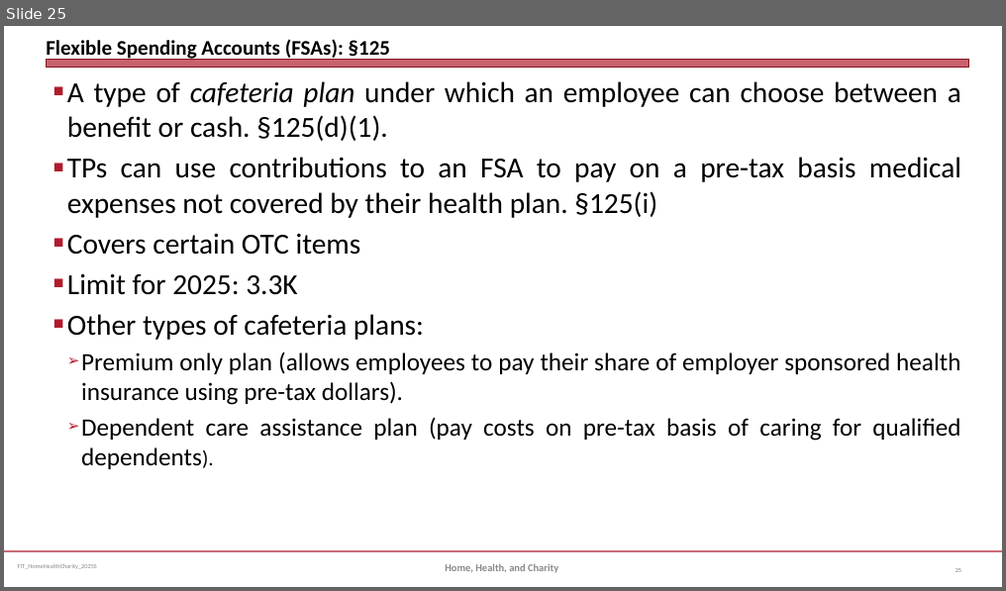
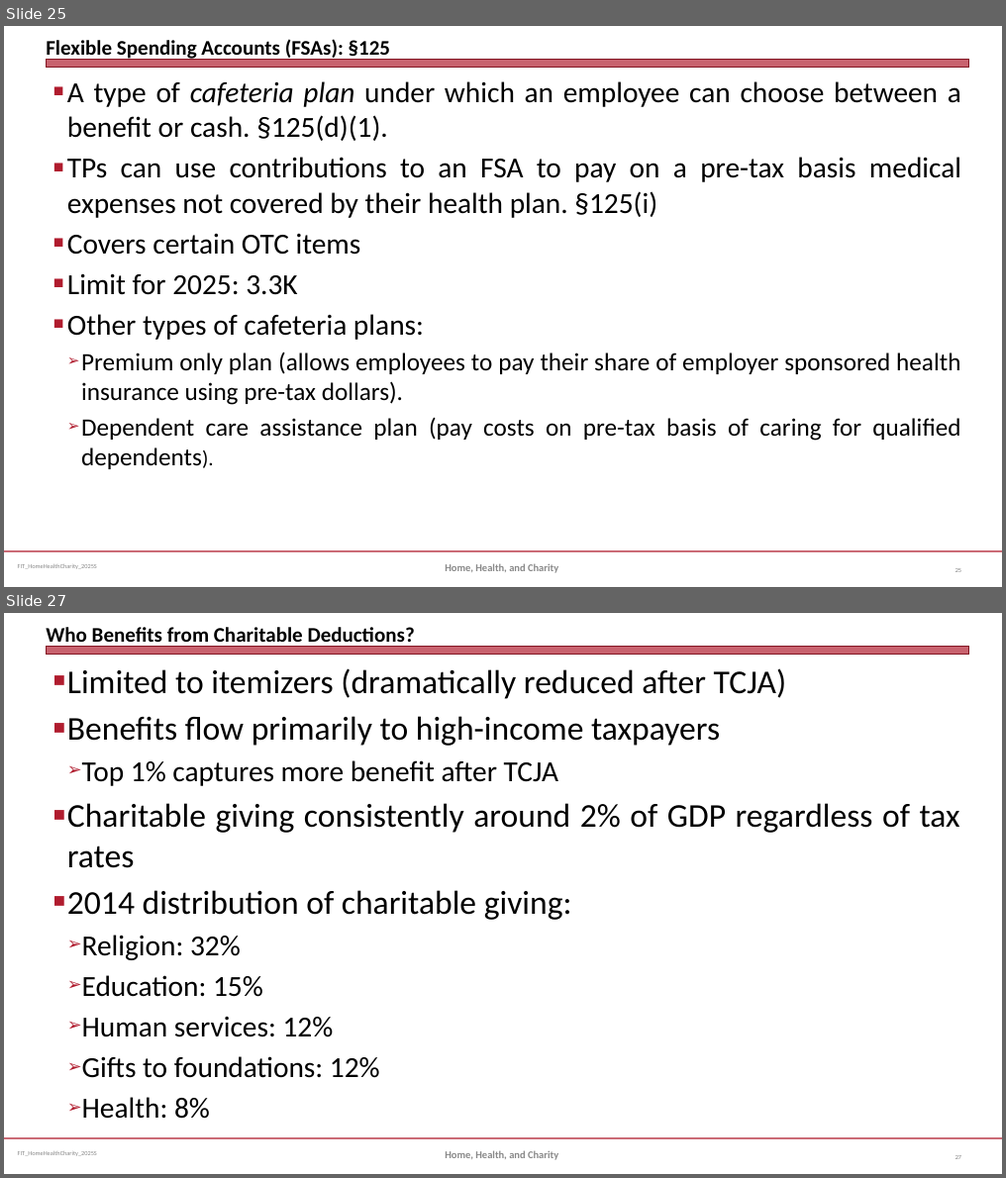
Before and after one commit to jmc877/Fed-Income-Tax, a slide deck: slides/FIT_HomeHealthCharity_2025S.pptx. Shown one above the other, each under a label of ours: slide 25 before the commit, slides 25 and 27 after it; the slides between them are not shown. The pictures are 1006x591 and 1006x1178 pixels, drawn with LibreOffice and Linux fonts; fonts in the diff are those of the drawing. Boxes give left, top, right and bottom in pixels: in the first picture for what was removed or moved away, otherwise in the second. Text is boxed around its words. In the diff, an @@ line names an element or a change of style, - is before the commit and + after.

```diff
--- a/slides/FIT_HomeHealthCharity_2025S.pptx
+++ b/slides/FIT_HomeHealthCharity_2025S.pptx
@@ slide 27 added at box(4, 613, 1002, 1174), background #FFFFFF; not listed: 3 template elements that a slide beside it also shows @@
@@ title added at box(46, 627, 415, 648), 20 pt, text #000000, bold @@
+Who Benefits from Charitable Deductions?
@@ text added at box(67, 668, 960, 1119), 32 pt, text #000000 @@
+■ Limited to itemizers (dramatically reduced after TCJA)
+■ Benefits flow primarily to high-income taxpayers
+  ➢ Top 1% captures more benefit after TCJA
+■ Charitable giving consistently around 2% of GDP regardless of tax rates
+■ 2014 distribution of charitable giving:
+  ➢ Religion: 32%
+  ➢ Education: 15%
+  ➢ Human services: 12%
+  ➢ Gifts to foundations: 12%
+  ➢ Health: 8%
@@ text added at box(445, 1151, 558, 1160), 10 pt, text #898989, bold @@
+Home, Health, and Charity
@@ page number added at box(955, 1156, 961, 1159), 6 pt, text #808080 @@
+27
```
Also in this commit, not shown: 6 slides changed, 8 other slides added, 2 other files.
